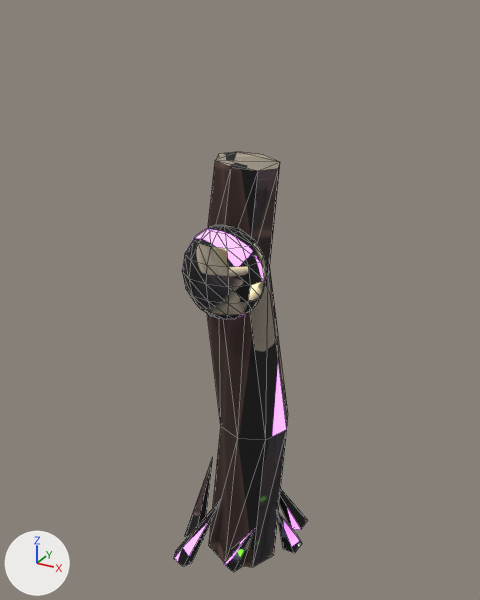
An edit to the glTF model assets/noir/towers/hex.glb, drawn before and after from the same camera.
Camera for both pictures: a camera (50 mm lens) standing at (1.19, -2.2, 2.82) and looking at (-0.03, 0.03, 1.71). Arrows for +X, +Y and +Z are at lower left; the lights stay in place. The first picture is the older version. Mesh edges are drawn as thin lines. Vertices at exactly the same position are counted once.

Objects in the first picture: 'hex'.
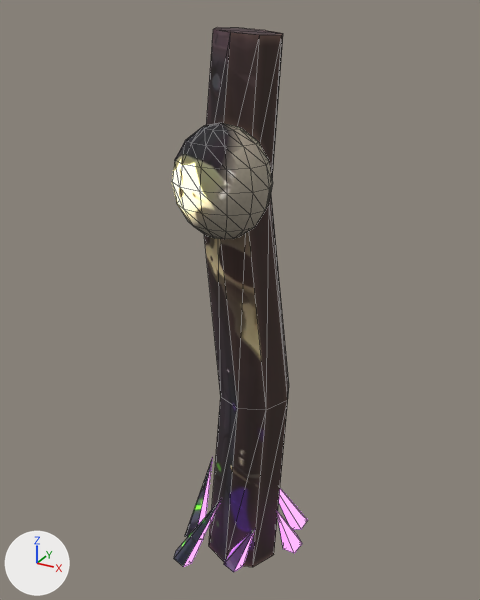
Location of each change, [x1, y1, x2, y2] in pixels of the pictures (480 x 600 px; the box of a moved part takes in the faces that stretch with it):
'hex', reshaped (30% taller)
    before: [174, 152, 308, 572]
    after: [172, 27, 308, 572]
part 1 of me_hex, moved or reshaped
    before: [186, 225, 260, 320]
    after: [175, 123, 269, 170]
part 2 of me_hex, surface changed
    before: [174, 152, 308, 572]
    after: [172, 27, 308, 572]

The change, as a diff of the scene's bpy script:
```diff
--- a/assets/noir/towers/hex.glb.py
+++ b/assets/noir/towers/hex.glb.py
@@ me_hex @@
 # used by ob_hex; location = (0.0, 0.0, 0.0)
-me_hex.from_pydata(...)  # 154 vertices, 276 faces; spans x -0.27..0.27, y -0.29..0.29, z 0.43..2.31
+me_hex.from_pydata(...)  # 154 vertices, 276 faces; spans x -0.27..0.27, y -0.31..0.29, z 0.43..2.76
+# me_hex part 1
+# 31 vertices are removed from x -0.12..0.12, y -0.25..-0.02, z 1.71..2.09
+# 84 faces are deleted
+# 8 vertices in x -0.11..0.21, y -0.14..0.18, z 1.15 move by (0.0, 0.0, 0.15)
+# 8 vertices in x -0.17..0.11, y -0.14..0.14, z 1.85 move by (0.0, 0.0, 0.3)
+# 8 vertices in x -0.11..0.15, y -0.13..0.13, z 2.29..2.31 move by (0.0, 0.0, 0.45)
+# 55 vertices move from x -0.17..0.17, y -0.29..-0.01, z 1.83..2.07 to x -0.19..0.19, y -0.31..-0.01, z 2.06..2.33
+# 31 vertices are added at x -0.13..0.13, y -0.27..-0.02, z 2.04..2.46
+# 84 new faces join them
+# me_hex part 2: 187 kept faces spanning x -0.27..0.27, y -0.31..0.29, z 0.43..2.76 get new texture (UV) coordinates
 me_hex.materials.append(mat_hex_final)
```
